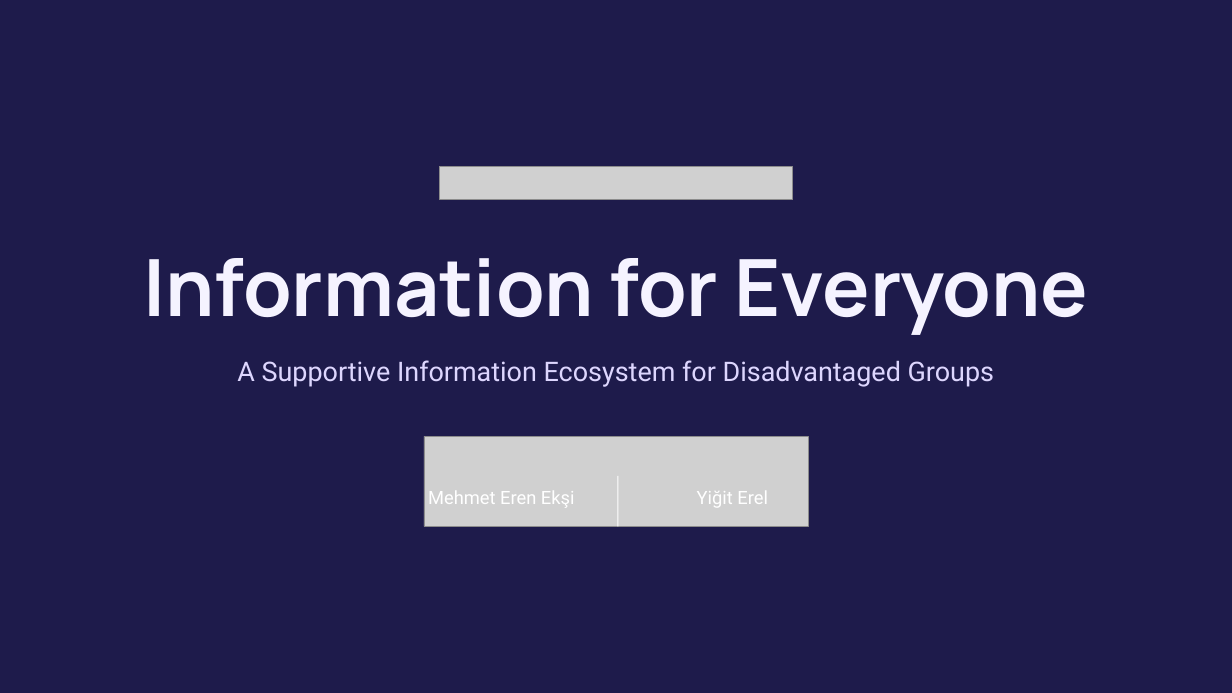
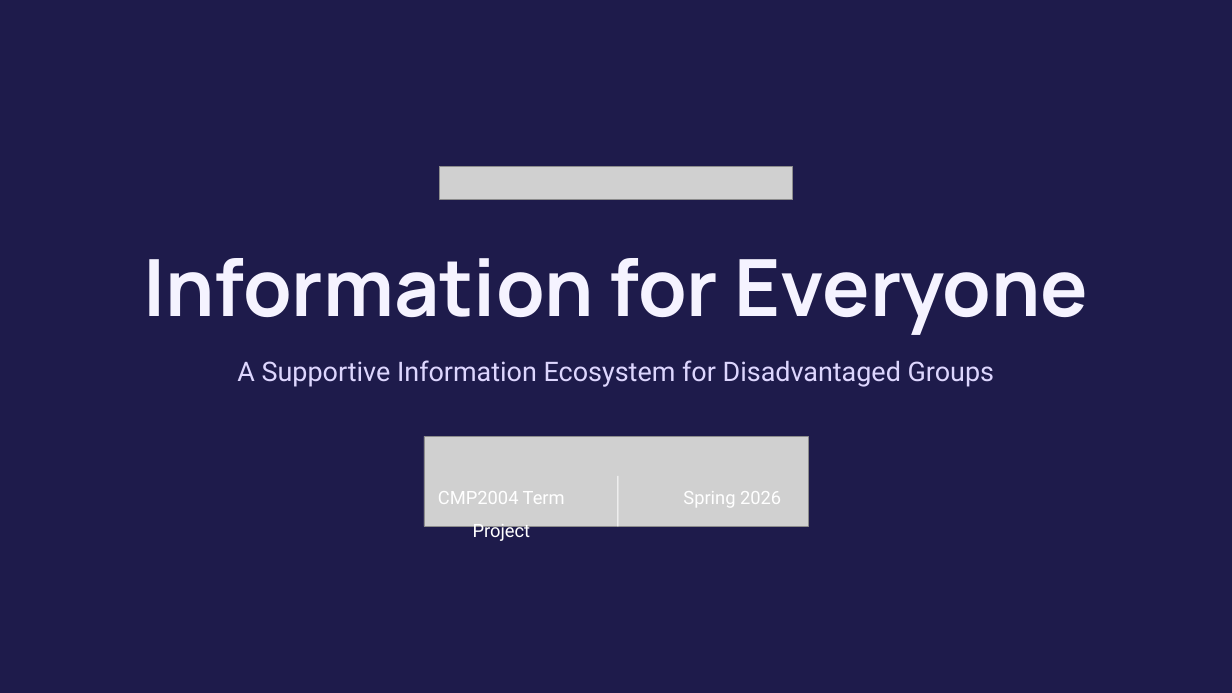
Before and after one commit to Skroople/CMP2004-Term-Project-Information-for-Everyone, a slide deck: slide 1 of Information for Everyone - Project Presentation.pptx. Drawn at 1232x693 pixels with LibreOffice and Linux fonts; fonts in the diff are those of the drawing; grey boxes stand for pictures; background and template pictures are left out. Boxes give left, top, right and bottom in pixels: in the first picture for what was removed or moved away, otherwise in the second. Text is boxed around its words. In the diff, an @@ line names an element or a change of style, - is before the commit and + after.

```diff
--- a/Information for Everyone - Project Presentation.pptx
+++ b/Information for Everyone - Project Presentation.pptx
@@ text at box(438, 491, 565, 542): text changed @@
-Mehmet Eren Ekşi
+CMP2004 Term Project
@@ text at box(683, 491, 781, 507): text changed @@
-Yiğit Erel
+Spring 2026
```
Also in this commit, not shown: 2 other files.
